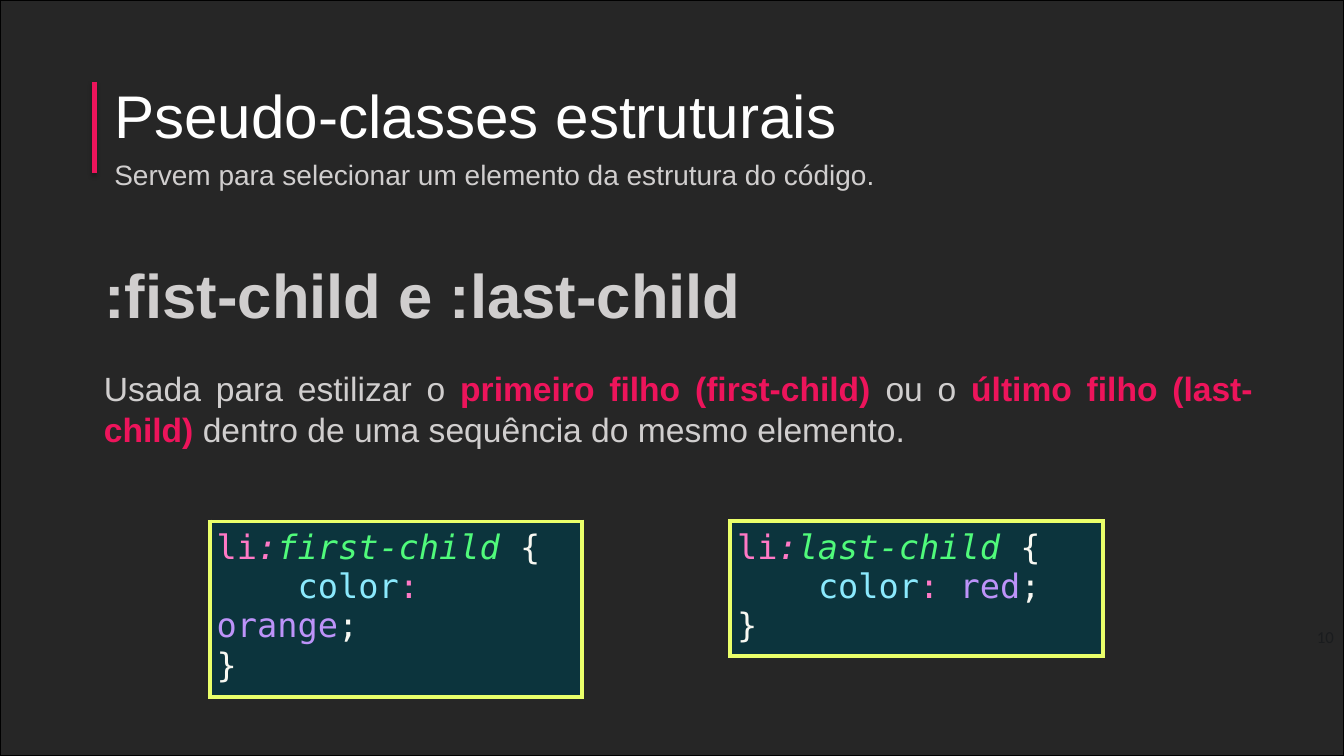
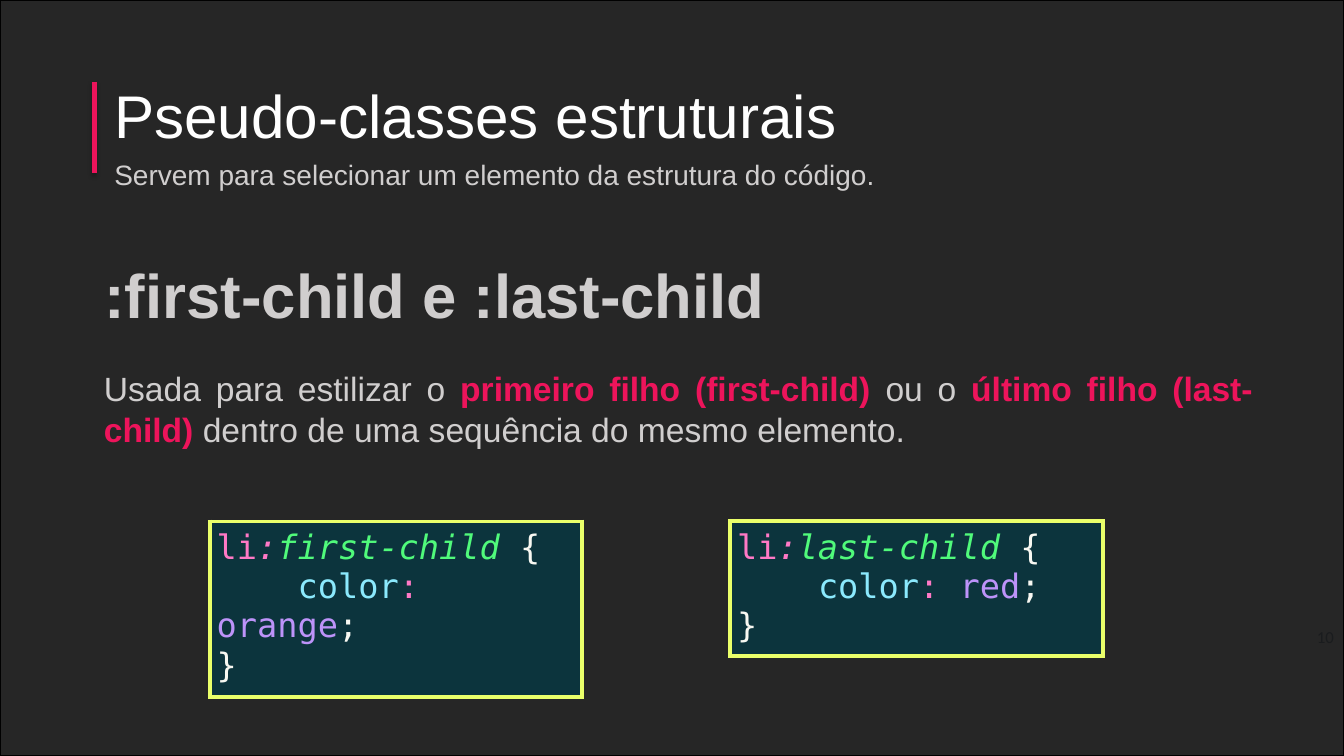
Before and after one commit to cysayuri/Pseudo-Aula, a slide deck: slide 10 of Pseudo classes e pseudo elementos.pptx. Drawn at 1344x756 pixels with LibreOffice and Linux fonts; fonts in the diff are those of the drawing; background and template pictures are left out; a plain dark background stands for a picture behind light text. Boxes give left, top, right and bottom in pixels: in the first picture for what was removed or moved away, otherwise in the second. Text is boxed around its words. In the diff, an @@ line names an element or a change of style, - is before the commit and + after.

```diff
--- a/Pseudo classes e pseudo elementos.pptx
+++ b/Pseudo classes e pseudo elementos.pptx
@@ text at bbox=[104, 273, 765, 319]: text changed @@
-:fist-child e :last-child
+:first-child e :last-child
```
Also in this commit, not shown: 2 other files.
